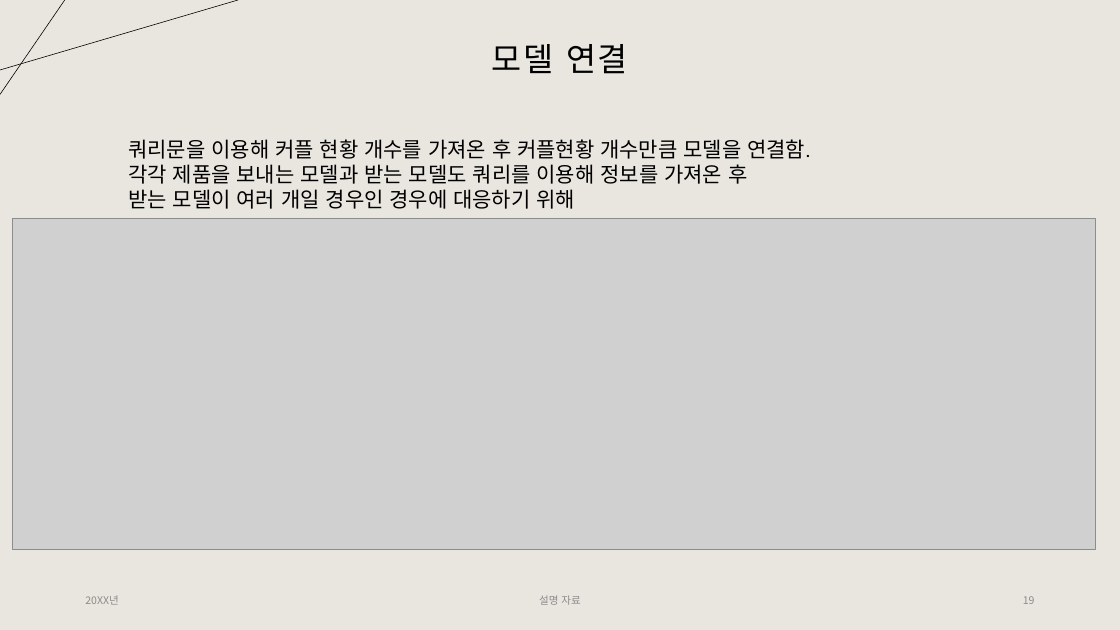
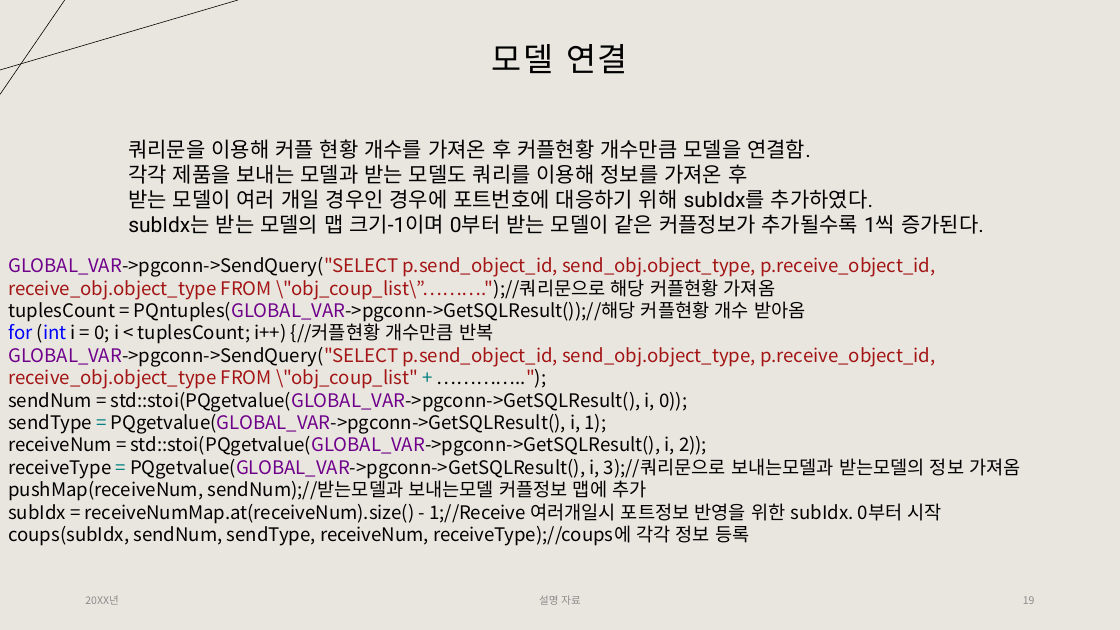
Before and after one commit to Tentailsahri/DT_FINAL_Project, a slide deck: slide 19 of 문서/시나리오에 따른 공정 시뮬레이션 발표 - 박민준.pptx. Drawn at 1120x630 pixels with LibreOffice and Linux fonts; fonts in the diff are those of the drawing; grey boxes stand for pictures. Boxes give left, top, right and bottom in pixels: in the first picture for what was removed or moved away, otherwise in the second. Text is boxed around its words. In the diff, an @@ line names an element or a change of style, - is before the commit and + after.

Commit message:
ppt 수정

```diff
--- a/문서/시나리오에 따른 공정 시뮬레이션 발표 - 박민준.pptx
+++ b/문서/시나리오에 따른 공정 시뮬레이션 발표 - 박민준.pptx
@@ text at box(128, 189, 984, 234): text changed @@
-받는 모델이 여러 개일 경우인 경우에 대응하기 위해
+받는 모델이 여러 개일 경우인 경우에 포트번호에 대응하기 위해 subIdx를 추가하였다.
+subIdx는 받는 모델의 맵 크기-1이며 0부터 받는 모델이 같은 커플정보가 추가될수록 1씩 증가된다.
@@ picture removed at box(13, 218, 1096, 549) @@
@@ text added at box(8, 257, 1020, 546), 16 pt, text #000000 @@
+GLOBAL_VAR->pgconn->SendQuery("SELECT p.send_object_id, send_obj.object_type, p.receive_object_id, receive_obj.object_type FROM \"obj_coup_list\”……….");//쿼리문으로 해당 커플현황 가져옴
+tuplesCount = PQntuples(GLOBAL_VAR->pgconn->GetSQLResult());//해당 커플현황 개수 받아옴
+for (int i = 0; i < tuplesCount; i++) {//커플현황 개수만큼 반복
+GLOBAL_VAR->pgconn->SendQuery("SELECT p.send_object_id, send_obj.object_type, p.receive_object_id, receive_obj.object_type FROM \"obj_coup_list" + …………..");
+sendNum = std::stoi(PQgetvalue(GLOBAL_VAR->pgconn->GetSQLResult(), i, 0));
+sendType = PQgetvalue(GLOBAL_VAR->pgconn->GetSQLResult(), i, 1);
+receiveNum = std::stoi(PQgetvalue(GLOBAL_VAR->pgconn->GetSQLResult(), i, 2));
+receiveType = PQgetvalue(GLOBAL_VAR->pgconn->GetSQLResult(), i, 3);//쿼리문으로 보내는모델과 받는모델의 정보 가져옴
+pushMap(receiveNum, sendNum);//받는모델과 보내는모델 커플정보 맵에 추가
+subIdx = receiveNumMap.at(receiveNum).size() - 1;//Receive 여러개일시 포트정보 반영을 위한 subIdx. 0부터 시작
+coups(subIdx, sendNum, sendType, receiveNum, receiveType);//coups에 각각 정보 등록
```
